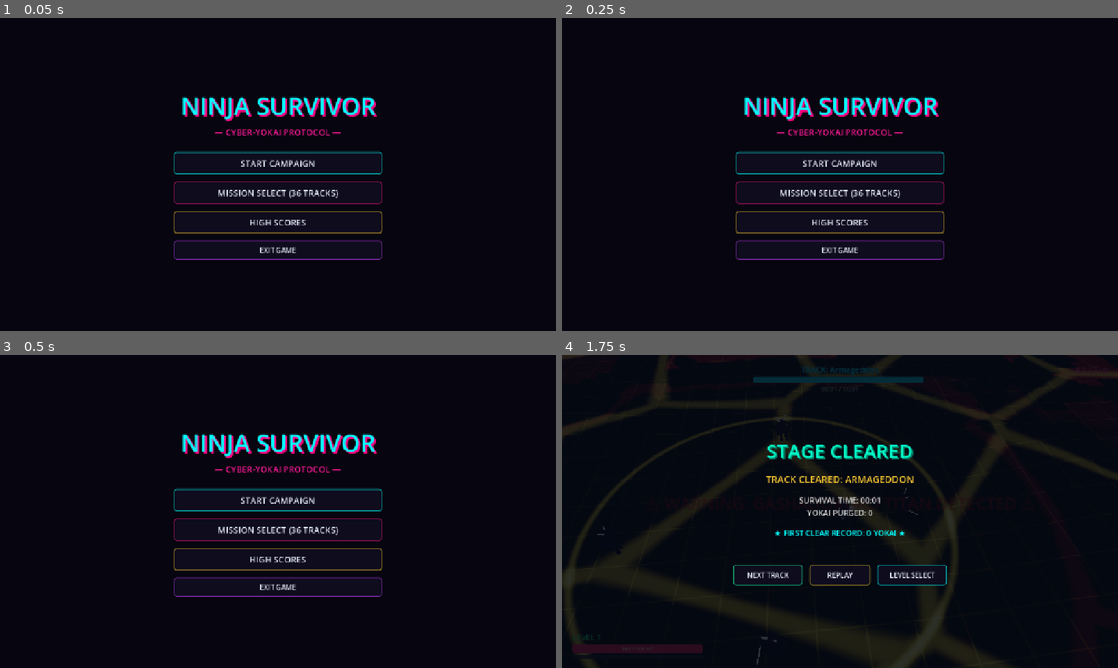
Above: before the commit, frames 1-4 (two rows, left to right).
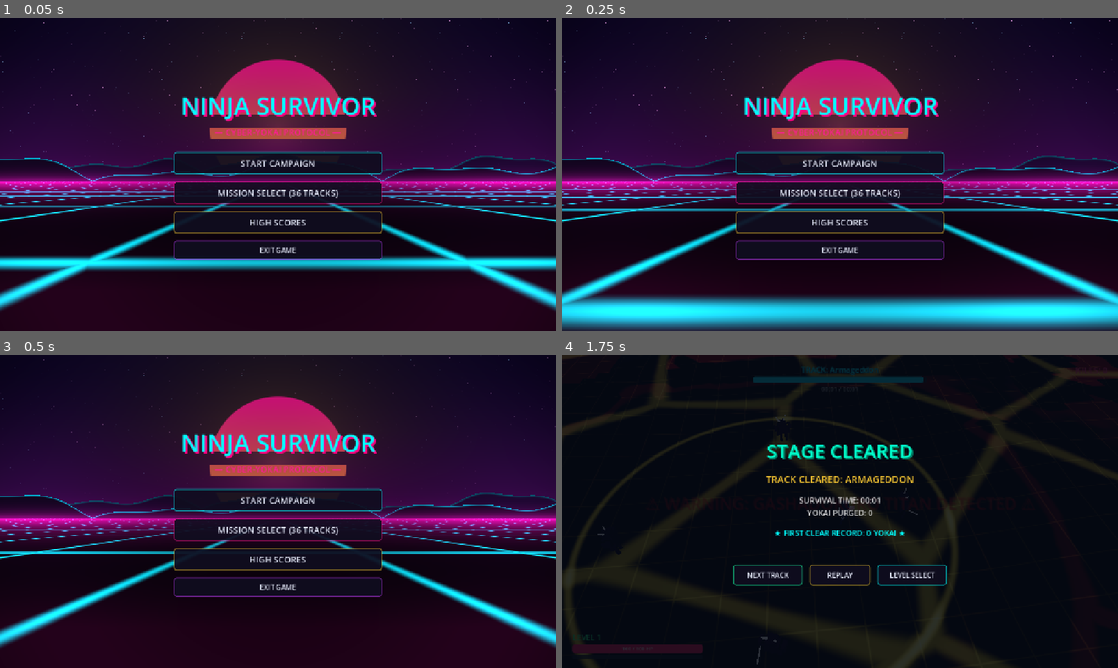
Above: after the commit, the same moments.

Repository: leouofa/ninja-survivor
Game: Godot game, scene res://scenes/menu/MainMenu.tscn
Same seed, same stepped clock (60 frames per second), same inputs: the game is played once before the commit and once after it.
Inputs (mouse positions are in pixels of both pictures, inside the frame that each line leads up to):
- Up to frame 1 (0.05 s): no input
- Up to frame 2 (0.25 s): no input
- Up to frame 3 (0.5 s): no input
- Up to frame 4 (1.75 s): click "START CAMPAIGN" at 0.5 s; tap Enter at 1.25 s; move the mouse to (962, 495) at 1.27 s; hold Right (move_right) from 1.28 s (still down); tap Space (dash) at 1.35 s

The runs differ from the first frame. In frame 1, 52% of the frame differs, in the area x 0-100%, y 0-100%; in frame 2, 53%; in frame 3, 48%; in frame 4, nothing differs.

Commit message:
added a start screen

Diff:
--- a/scenes/menu/MainMenu.tscn
+++ b/scenes/menu/MainMenu.tscn
@@ -1,6 +1,7 @@
-[gd_scene load_steps=2 format=3 uid="uid://main_menu_01"]
+[gd_scene load_steps=3 format=3 uid="uid://main_menu_01"]
 
 [ext_resource type="Script" path="res://scripts/ui/MainMenu.gd" id="1_mainmenu"]
+[ext_resource type="PackedScene" uid="uid://synthwave_bg_01" path="res://scenes/ui/SynthwaveBackground.tscn" id="2_synthwave_bg"]
 
 [node name="MainMenu" type="Control"]
 layout_mode = 3
@@ -11,14 +12,8 @@
 grow_vertical = 2
 script = ExtResource("1_mainmenu")
 
-[node name="Background" type="ColorRect" parent="."]
+[node name="SynthwaveBackground" parent="." instance=ExtResource("2_synthwave_bg")]
 layout_mode = 1
-anchors_preset = 15
-anchor_right = 1.0
-anchor_bottom = 1.0
-grow_horizontal = 2
-grow_vertical = 2
-color = Color(0.03, 0.02, 0.06, 1)
 
 [node name="CenterContainer" type="CenterContainer" parent="."]
 layout_mode = 1
--- /dev/null
+++ b/scenes/ui/SynthwaveBackground.tscn
@@ -0,0 +1,13 @@
+[gd_scene load_steps=2 format=3 uid="uid://synthwave_bg_01"]
+
+[ext_resource type="Script" path="res://scripts/ui/SynthwaveBackground.gd" id="1_bg"]
+
+[node name="SynthwaveBackground" type="ColorRect"]
+anchors_preset = 15
+anchor_right = 1.0
+anchor_bottom = 1.0
+grow_horizontal = 2
+grow_vertical = 2
+mouse_filter = 2
+color = Color(0.04, 0.01, 0.12, 1)
+script = ExtResource("1_bg")
--- /dev/null
+++ b/scripts/ui/SynthwaveBackground.gd
@@ -0,0 +1,39 @@
+class_name SynthwaveBackground
+extends ColorRect
+
+## Controller script for the procedurally generated Synthwave Outrun background.
+## Feeds real-time audio amplitude from AudioManager into the shader material.
+
+const SHADER_RES = preload("res://shaders/synthwave_background.gdshader")
+
+@export var audio_reactive: bool = true
+@export var grid_speed: float = 0.85:
+	set(value):
+		grid_speed = value
+		if _shader_mat:
+			_shader_mat.set_shader_parameter("grid_speed", grid_speed)
+
+var _shader_mat: ShaderMaterial
+
+func _ready() -> void:
+	if material is ShaderMaterial:
+		_shader_mat = material as ShaderMaterial
+	else:
+		_shader_mat = ShaderMaterial.new()
+		_shader_mat.shader = SHADER_RES
+		material = _shader_mat
+
+	_shader_mat.set_shader_parameter("grid_speed", grid_speed)
+
+func _process(_delta: float) -> void:
+	if not _shader_mat:
+		return
+
+	if audio_reactive:
+		var audio_mgr = get_node_or_null("/root/AudioManager")
+		if audio_mgr and audio_mgr.has_method("get_live_amplitude"):
+			var amp: float = audio_mgr.get_live_amplitude()
+			_shader_mat.set_shader_parameter("live_amplitude", amp)
+			return
+
+	_shader_mat.set_shader_parameter("live_amplitude", 0.0)
--- /dev/null
+++ b/shaders/synthwave_background.gdshader
@@ -0,0 +1,194 @@
+shader_type canvas_item;
+render_mode blend_mix;
+
+// Procedural Synthwave Outrun Background Shader
+// Features: Infinite rolling perspective grid, segmented neon sunset,
+// silhouette mountain range, twinkling cyber starfield, and audio-reactive bloom.
+
+// --- PALETTE UNIFORMS ---
+uniform vec4 sky_top_color : source_color = vec4(0.04, 0.01, 0.14, 1.0);
+uniform vec4 sky_horizon_color : source_color = vec4(0.24, 0.04, 0.32, 1.0);
+uniform vec4 sun_top_color : source_color = vec4(1.0, 0.08, 0.58, 1.0);       // Hot neon magenta
+uniform vec4 sun_bottom_color : source_color = vec4(1.0, 0.82, 0.12, 1.0);    // Radiant cyber yellow-gold
+uniform vec4 grid_color : source_color = vec4(0.0, 0.95, 1.0, 1.0);            // Electric cyan
+uniform vec4 grid_glow_color : source_color = vec4(0.85, 0.05, 0.65, 1.0);     // Magenta horizon glow
+uniform vec4 mountain_color : source_color = vec4(0.06, 0.02, 0.12, 1.0);     // Deep silhouette
+uniform vec4 mountain_rim_color : source_color = vec4(0.0, 0.85, 1.0, 1.0);    // Cyan rim highlight
+
+// --- LAYOUT & SHAPES ---
+uniform float horizon_y : hint_range(0.2, 0.8) = 0.52;
+uniform vec2 sun_center = vec2(0.5, 0.35);
+uniform float sun_radius : hint_range(0.05, 0.4) = 0.22;
+uniform float sun_slat_frequency : hint_range(20.0, 150.0) = 75.0;
+
+// --- ANIMATION & DYNAMICS ---
+uniform float grid_speed : hint_range(0.0, 5.0) = 0.85;
+uniform float live_amplitude : hint_range(0.0, 1.0) = 0.0;
+
+// --- READABILITY & VIGNETTE ---
+uniform float vignette_intensity : hint_range(0.0, 1.0) = 0.45;
+uniform float center_dim : hint_range(0.0, 1.0) = 0.35;
+
+// Pseudo-random hash for stars
+float hash21(vec2 p) {
+	p = fract(p * vec2(234.34, 435.345));
+	p += dot(p, p + 34.23);
+	return fract(p.x * p.y);
+}
+
+void fragment() {
+	vec2 uv = UV;
+
+	// Calculate aspect ratio so circular elements stay perfectly round
+	float aspect = 1.7777778; // Default 16:9 fallback
+	if (SCREEN_PIXEL_SIZE.x > 0.0 && SCREEN_PIXEL_SIZE.y > 0.0) {
+		aspect = SCREEN_PIXEL_SIZE.y / SCREEN_PIXEL_SIZE.x;
+	}
+
+	vec3 final_color = vec3(0.0);
+	float pulse = live_amplitude * 1.2;
+
+	// ==========================================
+	// 1. SKY GRADIENT (Upper Section)
+	// ==========================================
+	float sky_factor = clamp(uv.y / horizon_y, 0.0, 1.0);
+	vec3 sky = mix(sky_top_color.rgb, sky_horizon_color.rgb, pow(sky_factor, 1.5));
+
+	// Starfield (in deep upper sky)
+	if (uv.y < horizon_y - 0.04) {
+		vec2 star_uv = uv * vec2(160.0 * aspect, 160.0);
+		vec2 star_id = floor(star_uv);
+		float star_val = hash21(star_id);
+
+		if (star_val > 0.982) {
+			vec2 star_fract = fract(star_uv) - 0.5;
+			float star_dist = length(star_fract);
+			float twinkle = sin(TIME * (3.0 + star_val * 7.0) + star_val * 6.28) * 0.5 + 0.5;
+			float star_brightness = smoothstep(0.3, 0.0, star_dist) * (0.4 + 0.6 * twinkle);
+
+			// Color variation for stars (cyan & magenta hints)
+			vec3 star_col = (star_val > 0.99) ? vec3(0.6, 0.9, 1.0) : vec3(1.0, 0.7, 0.9);
+			sky += star_col * star_brightness * (1.0 - sky_factor * 0.7);
+		}
+	}
+
+	// ==========================================
+	// 2. RETRO SYNTHWAVE SUN (Segmented Outrun Disc)
+	// ==========================================
+	vec2 sun_aspect_diff = vec2((uv.x - sun_center.x) * aspect, uv.y - sun_center.y);
+	float sun_dist = length(sun_aspect_diff);
+
+	// Outward neon sun glow halo (visible beyond the disc)
+	float halo = exp(-sun_dist * 4.5) * (0.6 + pulse * 0.5);
+	vec3 halo_col = mix(sun_bottom_color.rgb, sun_top_color.rgb, clamp((uv.y - sun_center.y) / sun_radius + 0.5, 0.0, 1.0));
+	sky += halo_col * halo * 0.7;
+
+	// Sun Disc interior
+	if (sun_dist < sun_radius) {
+		float sun_y_norm = (uv.y - (sun_center.y - sun_radius)) / (2.0 * sun_radius);
+		sun_y_norm = clamp(sun_y_norm, 0.0, 1.0);
+
+		// Vertical gradient across the sun disc
+		vec3 disc_col = mix(sun_top_color.rgb, sun_bottom_color.rgb, pow(sun_y_norm, 1.2));
+		disc_col *= (1.1 + pulse * 0.4);
+
+		// Horizontal Venetian blind slats (expanding gap toward the bottom)
+		float slat_band = sin((uv.y - sun_center.y) * sun_slat_frequency);
+		float gap_threshold = smoothstep(0.30, 0.95, sun_y_norm) * 0.72;
+
+		if (slat_band > gap_threshold || sun_y_norm < 0.32) {
+			// Sharp antialiased circular edge
+			float disc_alpha = smoothstep(sun_radius, sun_radius - 0.005, sun_dist);
+			sky = mix(sky, disc_col, disc_alpha);
+		}
+	}
+
+	// ==========================================
+	// 3. HORIZON SILHOUETTE MOUNTAIN RANGE
+	// ==========================================
+	if (uv.y < horizon_y + 0.01) {
+		// Layer 1: Distant jagged ridges
+		float m1_x = uv.x * 9.0;
+		float m1_height = sin(m1_x) * 0.035 + sin(m1_x * 2.3 + 1.2) * 0.02 + sin(m1_x * 5.1) * 0.01;
+		float m1_y = horizon_y - 0.03 - abs(m1_height);
+
+		// Layer 2: Nearer sweeping peaks
+		float m2_x = (uv.x + 0.25) * 6.5;
+		float m2_height = sin(m2_x) * 0.055 + sin(m2_x * 2.7 + 2.8) * 0.025 + sin(m2_x * 6.2) * 0.008;
+		float m2_y = horizon_y - abs(m2_height);
+
+		// Distant mountain
+		if (uv.y >= m1_y) {
+			float rim1 = smoothstep(0.008, 0.0, uv.y - m1_y);
+			vec3 m1_col = mix(mountain_color.rgb * 1.5, mountain_rim_color.rgb * 0.5, rim1);
+			sky = mix(sky, m1_col, 0.85);
+		}
+
+		// Foreground mountain
+		if (uv.y >= m2_y) {
+			float rim2 = smoothstep(0.006, 0.0, uv.y - m2_y);
+			vec3 m2_col = mix(mountain_color.rgb, mountain_rim_color.rgb * 0.9, rim2 * (1.0 + pulse * 0.3));
+			sky = m2_col;
+		}
+	}
+
+	// ==========================================
+	// 4. PERSPECTIVE NEON GRID FLOOR (Lower Section)
+	// ==========================================
+	if (uv.y >= horizon_y) {
+		float dy = uv.y - horizon_y;
+		dy = max(dy, 0.0015); // Prevent divide by zero
+
+		// 3D perspective mapping
+		float depth = 0.12 / dy;
+		float x_proj = (uv.x - 0.5) * depth * 3.2;
+		float z_proj = depth + TIME * grid_speed * (1.0 + live_amplitude * 0.08);
+
+		// Grid lines
+		vec2 grid_uv = abs(fract(vec2(x_proj, z_proj)) - 0.5);
+
+		// Antialiased line rendering adapted to depth
+		float line_thickness = 0.045 + 0.01 * min(depth, 4.0);
+		vec2 lines = 1.0 - smoothstep(vec2(0.0), vec2(line_thickness), grid_uv);
+		float grid_pattern = max(lines.x, lines.y);
+
+		// Horizon atmospheric blend & fog
+		float depth_fade = clamp(dy / 0.35, 0.0, 1.0);
+		float horizon_haze = exp(-dy * 24.0) * (0.85 + pulse * 0.5);
+
+		// Dark reflective floor ground
+		vec3 floor_col = mix(vec3(0.02, 0.01, 0.05), grid_glow_color.rgb * 0.18, pow(depth_fade, 2.0));
+
+		// Cyan grid lines with pulse
+		vec3 neon_lines = grid_color.rgb * grid_pattern * (1.2 + pulse * 0.6);
+
+		// Combine floor base, grid lines, and horizon haze
+		vec3 ground = floor_col + neon_lines;
+		ground = mix(ground, grid_glow_color.rgb * 1.1, horizon_haze);
+
+		final_color = ground;
+	} else {
+		final_color = sky;
+	}
+
+	// ==========================================
+	// 5. HORIZON GLOW SEAM
+	// ==========================================
+	float horizon_dist = abs(uv.y - horizon_y);
+	float horizon_strip = exp(-horizon_dist * 55.0) * (0.9 + pulse * 0.4);
+	final_color += grid_glow_color.rgb * horizon_strip * 0.75;
+
+	// ==========================================
+	// 6. CENTER UI CONTRAST VIGNETTE & POLISH
+	// ==========================================
+	// Subtle center dimming so menu text ("NINJA SURVIVOR") and buttons stay crisp
+	float center_dist = length((uv - vec2(0.5, 0.52)) * vec2(aspect, 1.0));
+	float ui_vignette = smoothstep(0.2, 0.95, center_dist);
+	final_color = mix(final_color * (1.0 - center_dim), final_color, ui_vignette);
+
+	// Edge screen vignette
+	float edge_vignette = smoothstep(1.3, 0.65, center_dist);
+	final_color *= mix(1.0 - vignette_intensity, 1.0, edge_vignette);
+
+	COLOR = vec4(final_color, 1.0);
+}
--- a/tests/TestRunner.gd
+++ b/tests/TestRunner.gd
@@ -502,5 +502,37 @@
 
 	pause_menu.queue_free()
 
+	# --- BEGIN TEST: Procedural Synthwave Background ---
+	print("\n--- BEGIN TEST: Procedural Synthwave Background ---")
+	var bg_scene = load("res://scenes/ui/SynthwaveBackground.tscn")
+	assert(bg_scene != null, "SynthwaveBackground.tscn must exist and load")
+
+	var bg_inst = bg_scene.instantiate()
+	assert(bg_inst != null, "SynthwaveBackground must instantiate successfully")
+	add_child(bg_inst)
+
+	# Verify material and shader setup
+	assert(bg_inst.material is ShaderMaterial, "SynthwaveBackground material must be a ShaderMaterial")
+	var bg_mat = bg_inst.material as ShaderMaterial
+	assert(bg_mat.shader != null, "SynthwaveBackground must have an assigned shader")
+
+	# Verify process audio reactivity
+	bg_inst._process(0.016)
+	var live_amp = bg_mat.get_shader_parameter("live_amplitude")
+	assert(live_amp != null, "Shader parameter 'live_amplitude' must exist")
+	print("✓ SynthwaveBackground shader and audio reactivity verified (live_amplitude parameter exists)")
+
+	# Verify MainMenu scene contains SynthwaveBackground
+	var menu_scene_packed = load("res://scenes/menu/MainMenu.tscn")
+	assert(menu_scene_packed != null, "MainMenu.tscn must load successfully")
+	var main_menu_inst = menu_scene_packed.instantiate()
+	assert(main_menu_inst.has_node("SynthwaveBackground"), "MainMenu must contain SynthwaveBackground node")
+	var menu_bg = main_menu_inst.get_node("SynthwaveBackground")
+	assert(menu_bg is ColorRect, "SynthwaveBackground node must be a ColorRect")
+	print("✓ MainMenu scene SynthwaveBackground integration verified")
+
+	bg_inst.queue_free()
+	main_menu_inst.queue_free()
+
 	print("\n--- ALL TESTS PASSED SUCCESSFULLY ---")
 	get_tree().quit(0)
Not shown, added: scripts/ui/SynthwaveBackground.gd.uid
Not shown, added: shaders/synthwave_background.gdshader.uid
